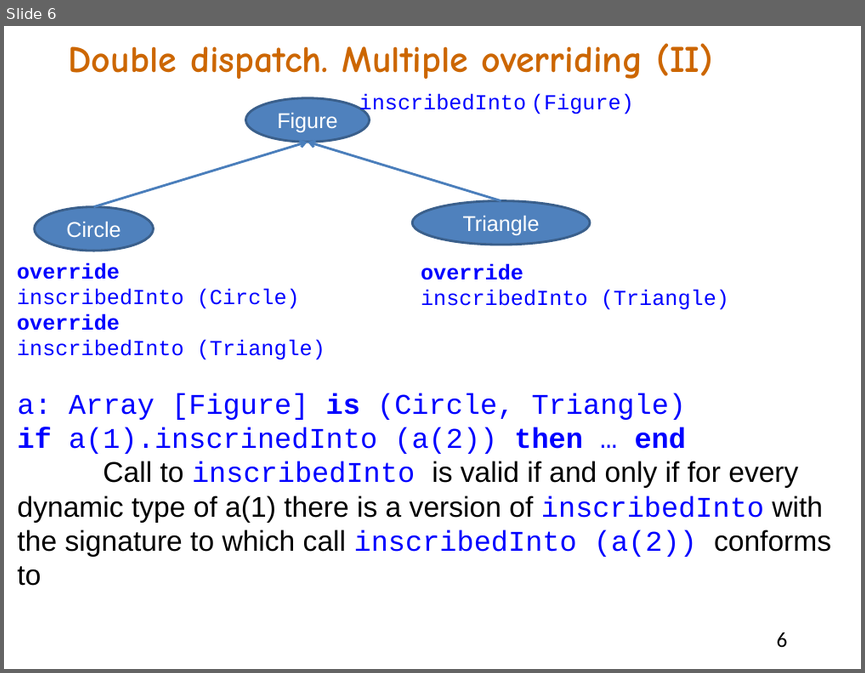
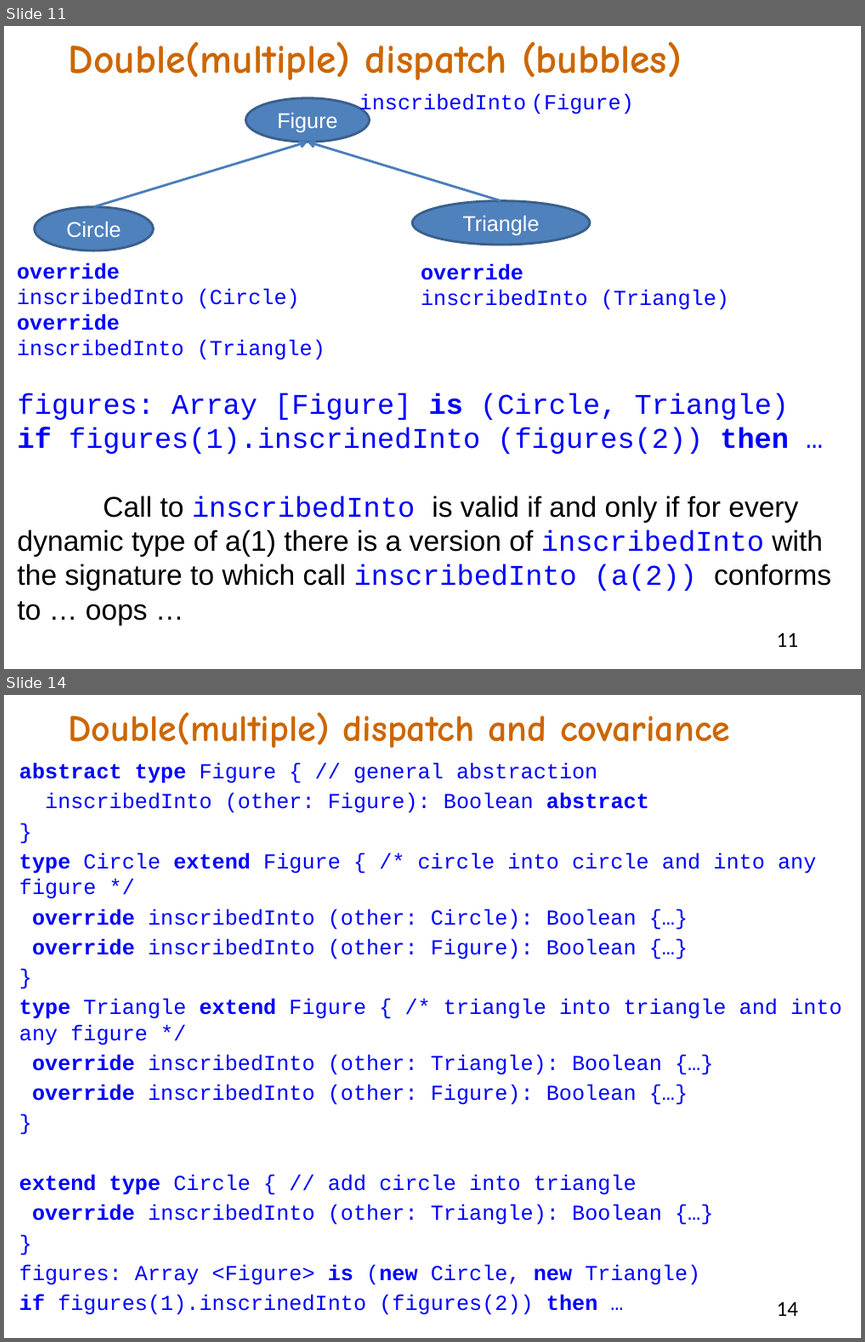
Before and after one commit to akanatov/SLang-, a slide deck: Docs/Multiple overriding or OOP approach to double dispatch.pptx. Shown one above the other, each under a label of ours: slide 6 before the commit, slides 11 and 14 after it; the slides between them are not shown. The pictures are 865x673 and 865x1342 pixels, drawn with LibreOffice and Linux fonts; fonts in the diff are those of the drawing. Boxes give left, top, right and bottom in pixels: in the first picture for what was removed or moved away, otherwise in the second. Text is boxed around its words. In the diff, an @@ line names an element or a change of style, - is before the commit and + after.

Commit message:
Slides about type-safe covariance

```diff
--- a/Docs/Multiple overriding or OOP approach to double dispatch.pptx
+++ b/Docs/Multiple overriding or OOP approach to double dispatch.pptx
@@ slide 14 added at (4, 695, 861, 1338), background #FFFFFF @@
@@ text added at (69, 712, 730, 748), 31.4 pt, text #CC6600, bold @@
+Double(multiple) dispatch and covariance
@@ text added at (19, 763, 841, 1315), 18 pt, text #0000FF @@
+abstract type Figure { // general abstraction
+inscribedInto (other: Figure): Boolean abstract
+}
+type Circle extend Figure { /* circle into circle and into any figure */
+override inscribedInto (other: Circle): Boolean {…}
+override inscribedInto (other: Figure): Boolean {…}
+}
+type Triangle extend Figure { /* triangle into triangle and into any figure */
+override inscribedInto (other: Triangle): Boolean {…}
+override inscribedInto (other: Figure): Boolean {…}
+}
+extend type Circle { // add circle into triangle
+override inscribedInto (other: Triangle): Boolean {…}
+}
+figures: Array <Figure> is (new Circle, new Triangle)
+if figures(1).inscrinedInto (figures(2)) then …
@@ page number added at (777, 1301, 799, 1315), 18 pt, text #000000 @@
+14
@@ what was slide 6 is now slide 11 @@
@@ slide 11 changed as well @@
@@ text at (69, 41, 681, 80): text changed; size 31.4 to 34 pt @@
-Double dispatch. Multiple overriding (II)
+Double(multiple) dispatch (bubbles)
@@ text at (18, 392, 831, 625): text changed @@
-a: Array [Figure] is (Circle, Triangle)
-if a(1).inscrinedInto (a(2)) then … end
-Call to inscribedInto is valid if and only if for every dynamic type of a(1) there is a version of inscribedInto with the signature to which call inscribedInto (a(2)) conforms to
+figures: Array [Figure] is (Circle, Triangle)
+if figures(1).inscrinedInto (figures(2)) then …
+Call to inscribedInto is valid if and only if for every dynamic type of a(1) there is a version of inscribedInto with the signature to which call inscribedInto (a(2)) conforms to … oops …
@@ page number at (777, 632, 799, 646): text changed @@
-6
+11
```
Also in this commit, not shown: 4 other slides changed, 13 other slides added, 3 slides removed.
